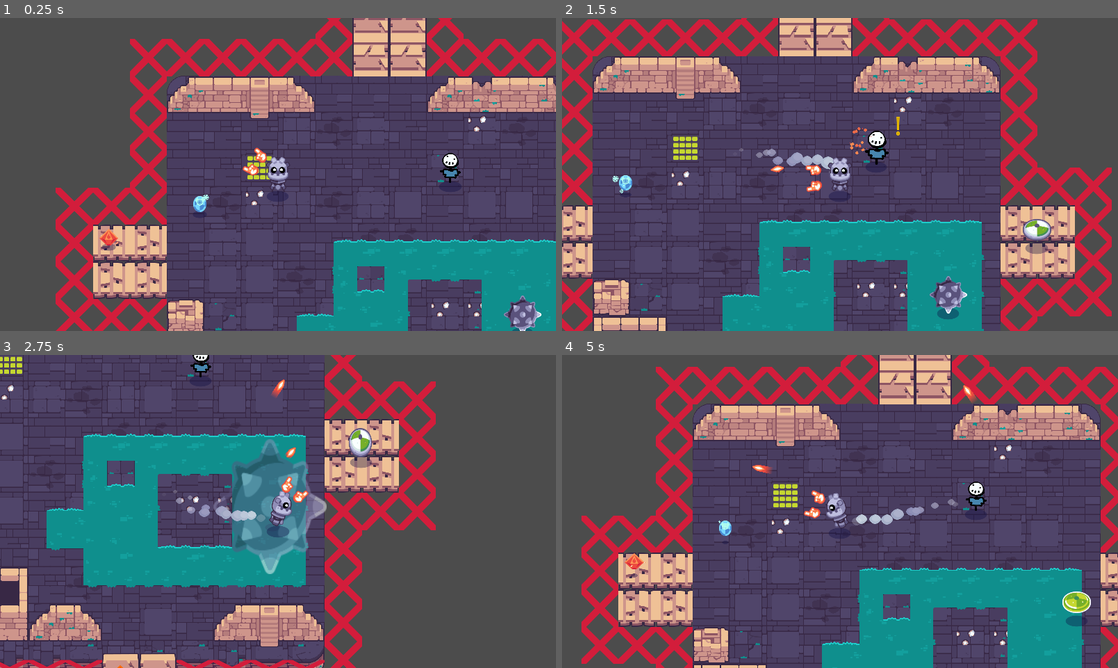
Above: before the commit, frames 1-4 (two rows, left to right).
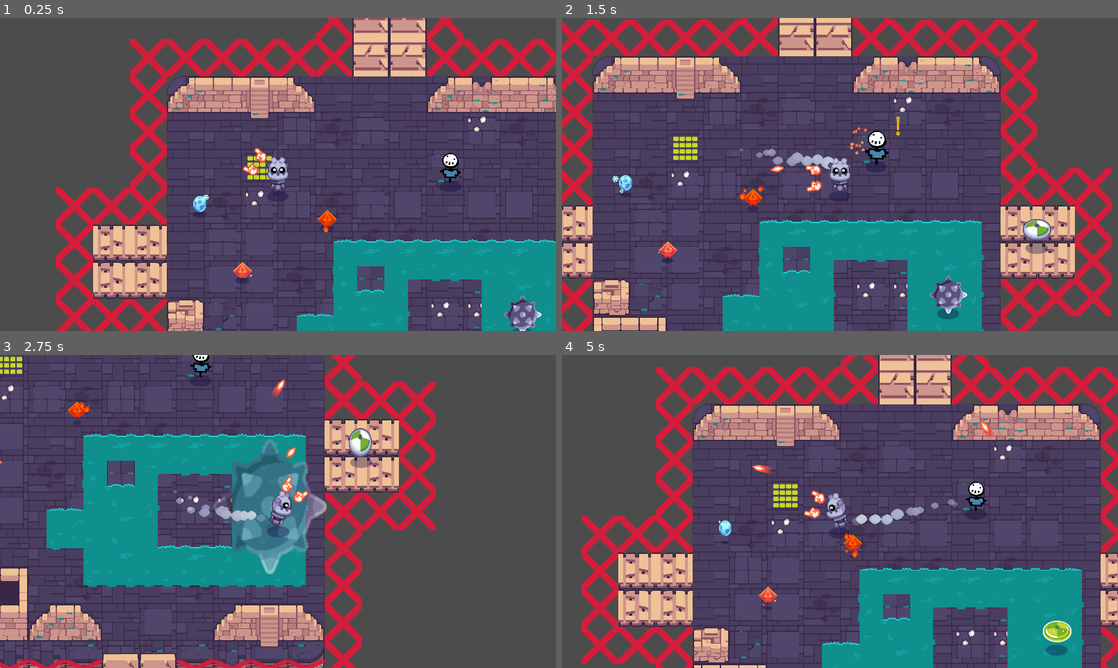
Above: after the commit, the same moments.

Repository: FossRyanH/Godot-Enter-Gungeon-Clone
Game: Godot game, scene res://rooms/TestRoom.tscn
Same seed, same stepped clock (60 frames per second), same inputs: the game is played once before the commit and once after it. The project has no main scene, so this scene is started directly. Sound files missing from this copy of the repository are replaced by a short silence.
Inputs (mouse positions are in pixels of both pictures, inside the frame that each line leads up to):
- Up to frame 1 (0.25 s): no input
- Up to frame 2 (1.5 s): move the mouse to (962, 158) at 0.52 s; press the mouse at (962, 158) at 0.53 s; hold D (move_right) 0.53-1.28 s; move the mouse to (728, 190) at 1.27 s; release the mouse at (728, 190) at 1.28 s; hold S (move_down) from 1.28 s (still down); click (728, 190) at 1.35 s
- Up to frame 3 (2.75 s): move the mouse to (333, 442) at 2.02 s; release S (move_down) at 2.03 s; press the mouse at (333, 442) at 2.03 s; hold D (move_right) from 2.03 s (still down)
- Up to frame 4 (5 s): move the mouse to (812, 574) at 2.77 s; release D (move_right) at 2.78 s; release the mouse at (812, 574) at 2.78 s; hold W (move_up) 2.78-3.53 s; click (812, 574) at 2.85 s; move the mouse to (1006, 558) at 3.52 s; press the mouse at (1006, 558) at 3.53 s; hold A (move_left) from 3.53 s (still down); move the mouse to (673, 464) at 4.27 s; release the mouse at (673, 464) at 4.28 s; click (673, 464) at 4.35 s

The runs differ from the first frame. In frame 1, 0.4% of the frame differs, in the area x 17-61%, y 61-84%; in frame 2, 0.2%; in frame 3, 0.1%; in frame 4, 1.3%, in the area x 11-96%, y 9-96%.

Commit message:
testing a change

Diff:
--- a/godot-final-game-start-project/mobs/bomb/Bomb.tscn
+++ b/godot-final-game-start-project/mobs/bomb/Bomb.tscn
@@ -19,6 +19,7 @@
 [sub_resource type="Animation" id=3]
 resource_name = "explode"
 length = 2.0
+step = 0.05
 tracks/0/type = "value"
 tracks/0/path = NodePath("Sprite:scale")
 tracks/0/interp = 1
--- a/godot-final-game-start-project/mobs/shield/ShieldMob.tscn
+++ b/godot-final-game-start-project/mobs/shield/ShieldMob.tscn
@@ -1,25 +1,23 @@
-[gd_scene load_steps=9 format=2]
+[gd_scene load_steps=8 format=2]
 
 [ext_resource path="res://mobs/Mob.tscn" type="PackedScene" id=1]
 [ext_resource path="res://mobs/shield/ShieldMob.gd" type="Script" id=2]
 [ext_resource path="res://mobs/Cannon.tscn" type="PackedScene" id=3]
 [ext_resource path="res://mobs/shield/shield_inactive.png" type="Texture" id=4]
 [ext_resource path="res://mobs/shield/shield_active.png" type="Texture" id=5]
-[ext_resource path="res://bullets/enemy_bullets/EnemyFirebolt.tscn" type="PackedScene" id=6]
 
 [sub_resource type="CircleShape2D" id=1]
 resource_local_to_scene = true
-radius = 355.04
+radius = 326.004
 
 [sub_resource type="CircleShape2D" id=2]
 resource_local_to_scene = true
-radius = 322.017
+radius = 311.222
 
 [node name="ShieldMob" instance=ExtResource( 1 )]
 script = ExtResource( 2 )
 health = 5
-orbit_distance = 250.0
-speed = 125.0
+orbit_distance = 400.0
 
 [node name="CollisionShape2D" parent="DetectionArea" index="0"]
 shape = SubResource( 1 )
--- a/godot-final-game-start-project/robot/Robot.gd
+++ b/godot-final-game-start-project/robot/Robot.gd
@@ -31,7 +31,6 @@
 onready var _skin := $Skin
 onready var _smoke_particles := $SmokeParticles
 onready var _spell_holder := $SpellHolder
-onready var hitbox := $HitBox
 
 
 func _ready() -> void:
--- a/godot-final-game-start-project/robot/Robot.tscn
+++ b/godot-final-game-start-project/robot/Robot.tscn
@@ -289,10 +289,6 @@
 scale_curve = SubResource( 13 )
 color_ramp = SubResource( 11 )
 
-[sub_resource type="CapsuleShape2D" id=17]
-radius = 33.0
-height = 48.0
-
 [node name="Robot" type="KinematicBody2D"]
 collision_mask = 50
 script = ExtResource( 6 )
@@ -353,10 +349,3 @@
 [node name="DeathAudio" type="AudioStreamPlayer2D" parent="."]
 stream = ExtResource( 8 )
 bus = "SFX"
-
-[node name="HitBox" type="Area2D" parent="."]
-
-[node name="CollisionShape2D" type="CollisionShape2D" parent="HitBox"]
-modulate = Color( 0.101961, 1, 0, 1 )
-position = Vector2( 0, -37 )
-shape = SubResource( 17 )
--- a/godot-final-game-start-project/rooms/TestRoom.tscn
+++ b/godot-final-game-start-project/rooms/TestRoom.tscn
@@ -91,14 +91,14 @@
 position = Vector2( 979, 318 )
 
 [node name="FireSpellPickup" parent="." instance=ExtResource( 6 )]
-position = Vector2( -202, 559 )
+position = Vector2( 260, 673 )
 spell_scene = ExtResource( 7 )
 
 [node name="IceSpellPickup" parent="." instance=ExtResource( 3 )]
 position = Vector2( 113, 445 )
 
 [node name="RapidFireSpellPickup" parent="." instance=ExtResource( 8 )]
-position = Vector2( 701, 1405 )
+position = Vector2( 553, 494 )
 
 [node name="ShieldMob" parent="." instance=ExtResource( 9 )]
 position = Vector2( 1534, 598 )
Not shown: 1 places in godot-final-game-start-project/robot/Robot.tscn that only renumber resources
